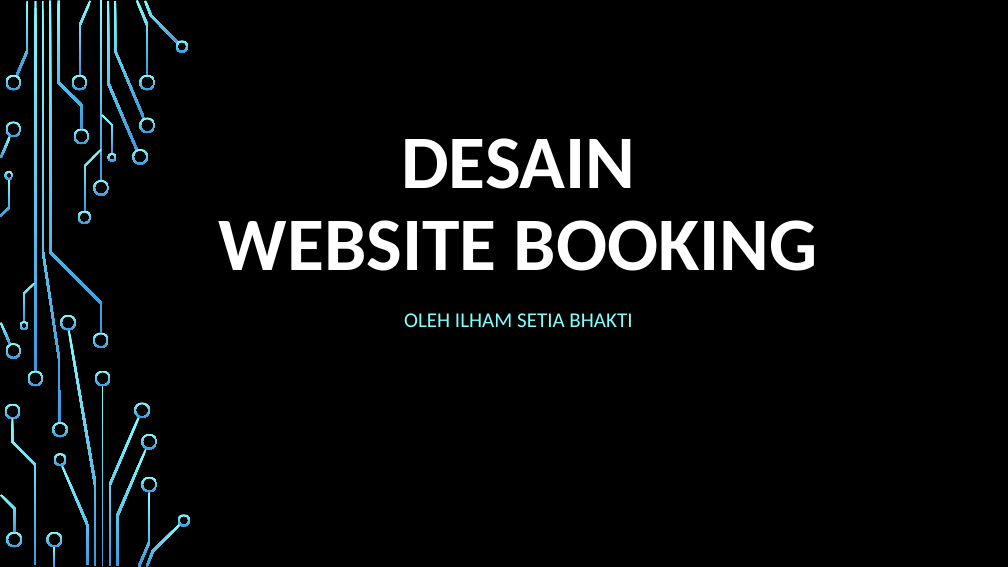
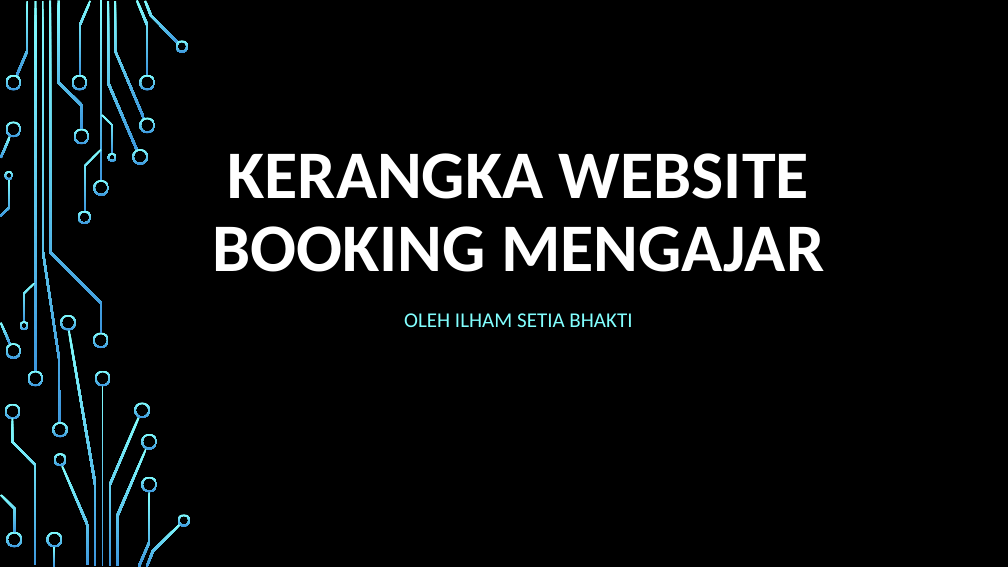
Before and after one commit to ilham513/mybooking, a slide deck: slide 1 of desain aplikasi my booking.pptx. Drawn at 1008x567 pixels with LibreOffice and Linux fonts; fonts in the diff are those of the drawing; background and template pictures are left out. Boxes give left, top, right and bottom in pixels: in the first picture for what was removed or moved away, otherwise in the second. Text is boxed around its words. In the diff, an @@ line names an element or a change of style, - is before the commit and + after.

```diff
--- a/desain aplikasi my booking.pptx
+++ b/desain aplikasi my booking.pptx
@@ title at box(212, 153, 824, 272): text changed; size 72 to 64.8 pt @@
-DESAIN
-WEBSITE BOOKING
+KERANGKA WEBSITE
+BOOKING MENGAJAR
```
Also in this commit, not shown: 1 other slide changed, 9 slides added, 1 slide removed.
